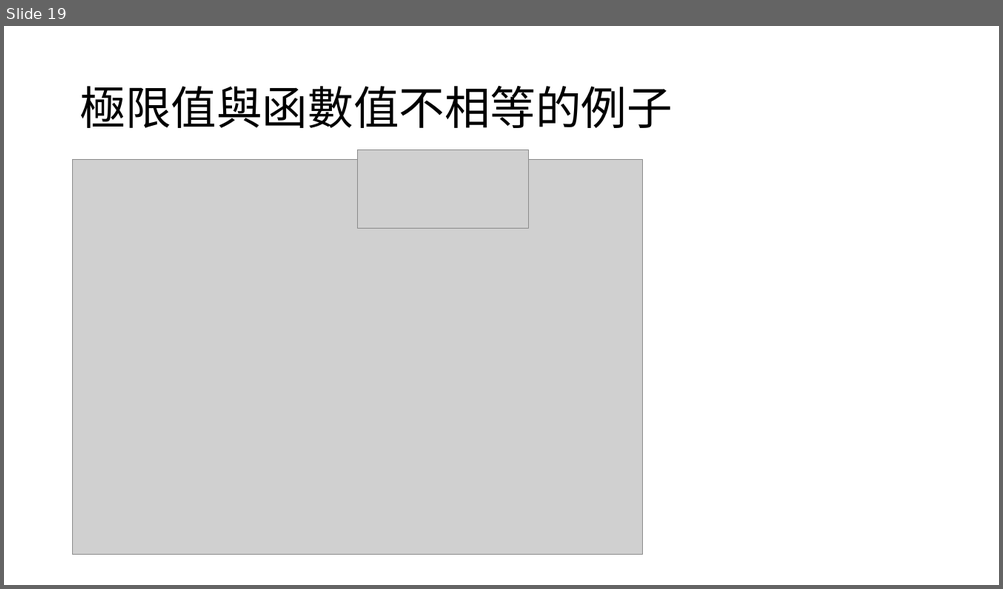
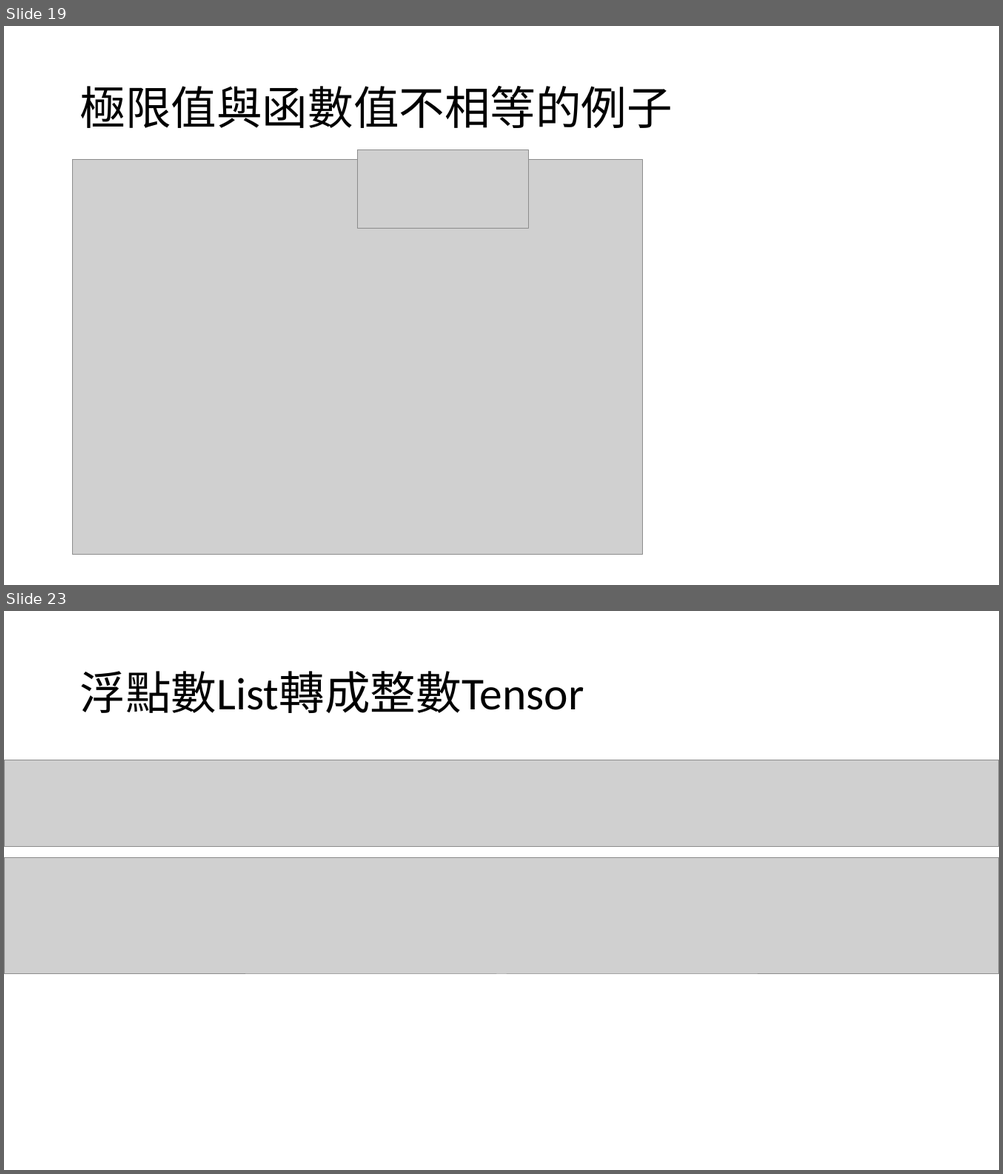
Before and after one commit to yychiang/110-2-VNU-Curriculum, a slide deck: 深度學習/深度學習數學基礎-1.pptx. Shown one above the other, each under a label of ours: slide 19 before the commit, slides 19 and 23 after it; the slides between them are not shown. The pictures are 1003x589 and 1003x1174 pixels, drawn with LibreOffice and Linux fonts; fonts in the diff are those of the drawing; grey boxes stand for pictures. Boxes give left, top, right and bottom in pixels: in the first picture for what was removed or moved away, otherwise in the second. Text is boxed around its words. In the diff, an @@ line names an element or a change of style, - is before the commit and + after.

```diff
--- a/深度學習/深度學習數學基礎-1.pptx
+++ b/深度學習/深度學習數學基礎-1.pptx
@@ slide 23 added at <box>4,611,999,1170</box>, background #FFFFFF @@
@@ title added at <box>79,671,583,713</box>, 44 pt, text #000000 @@
+浮點數List轉成整數Tensor
@@ picture added at <box>4,760,999,847</box> @@
@@ picture added at <box>4,858,999,975</box> @@
```
Also in this commit, not shown: 28 other slides added.
